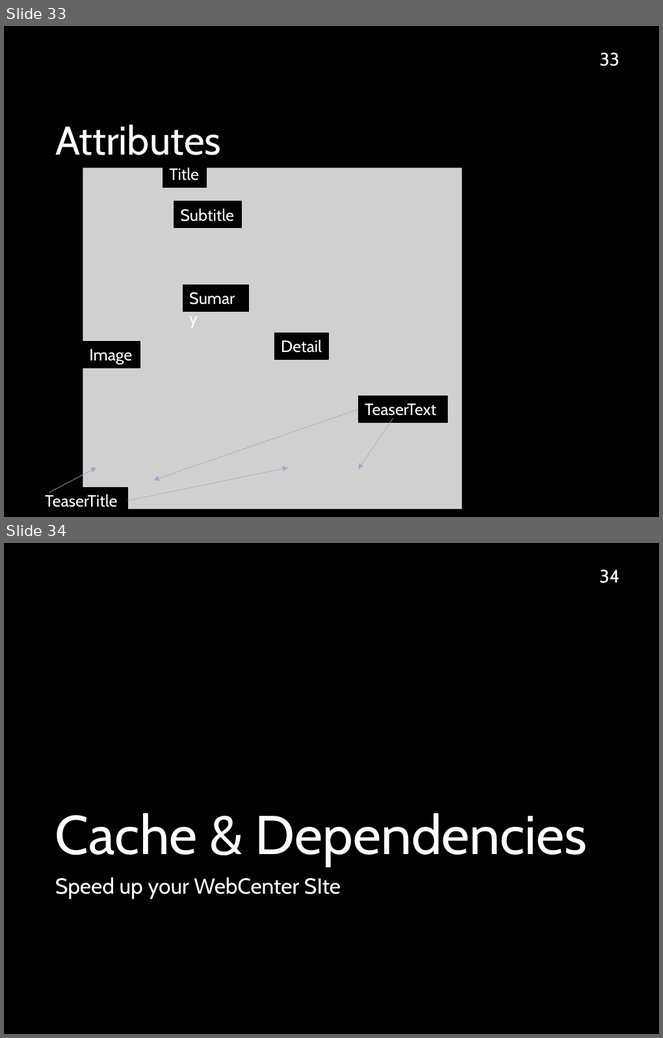
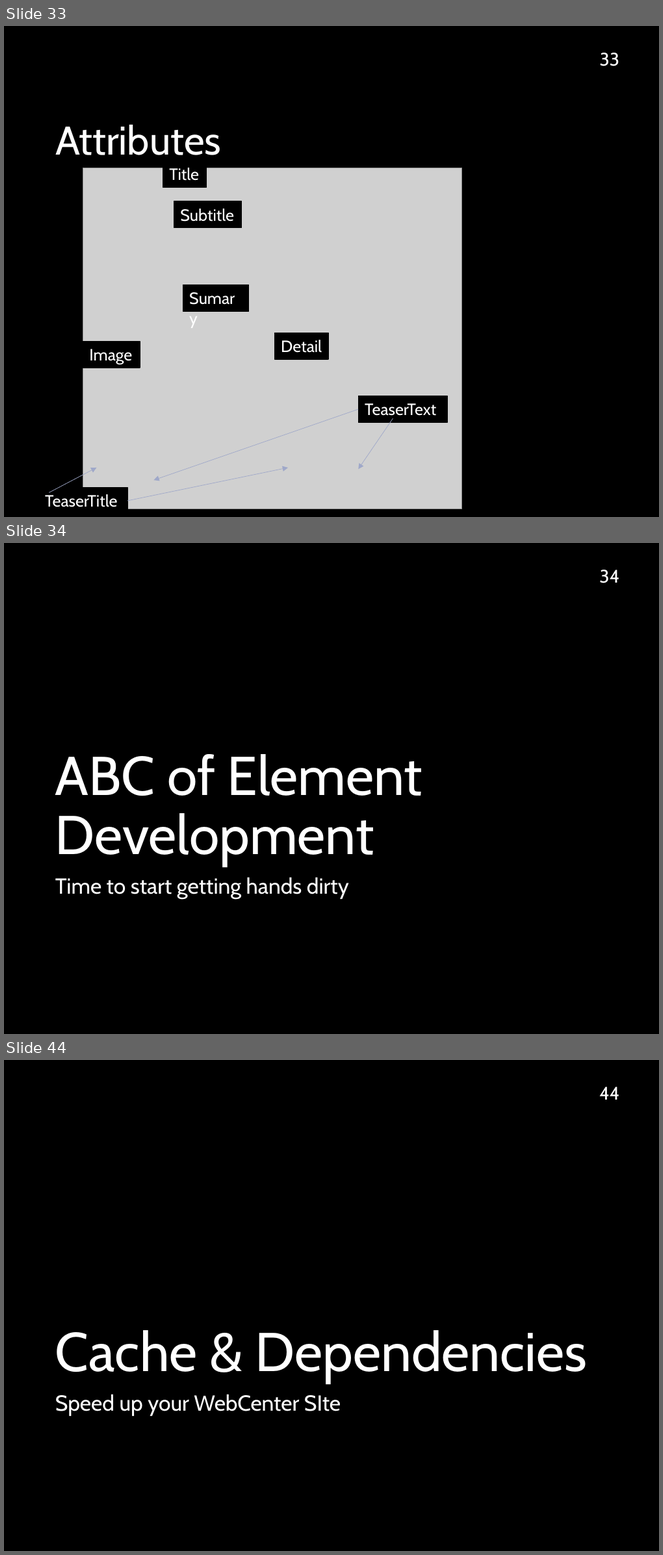
Before and after one commit to sciabarra/AgileSites3, a slide deck: docs/WebCenterSites11gIntroduction.pptx. Shown one above the other, each under a label of ours: slides 33 and 34 before the commit, slides 33, 34 and 44 after it; the slides between them are not shown. The pictures are 663x1038 and 663x1555 pixels, drawn with LibreOffice and Linux fonts; fonts in the diff are those of the drawing; grey boxes stand for pictures; background and template pictures are left out. Boxes give left, top, right and bottom in pixels: in the first picture for what was removed or moved away, otherwise in the second. Text is boxed around its words. In the diff, an @@ line names an element or a change of style, - is before the commit and + after.

```diff
--- a/docs/WebCenterSites11gIntroduction.pptx
+++ b/docs/WebCenterSites11gIntroduction.pptx
@@ slide 34 added at (x1=4, y1=543, x2=659, y2=1034), background picture (left out) @@
@@ page number added at (x1=599, y1=570, x2=620, y2=583), 20 pt, text #FFFFFF @@
+34
@@ title added at (x1=55, y1=754, x2=423, y2=867), 60 pt, text #FFFFFF @@
+ABC of Element Development
@@ text added at (x1=55, y1=877, x2=349, y2=899), 24 pt, text #FFFFFF @@
+Time to start getting hands dirty
@@ what was slide 34 is now slide 44 @@
@@ page number at (x1=599, y1=1087, x2=620, y2=1100): text changed @@
-34
+44
```
Also in this commit, not shown: 9 other slides added, 14 other files.
